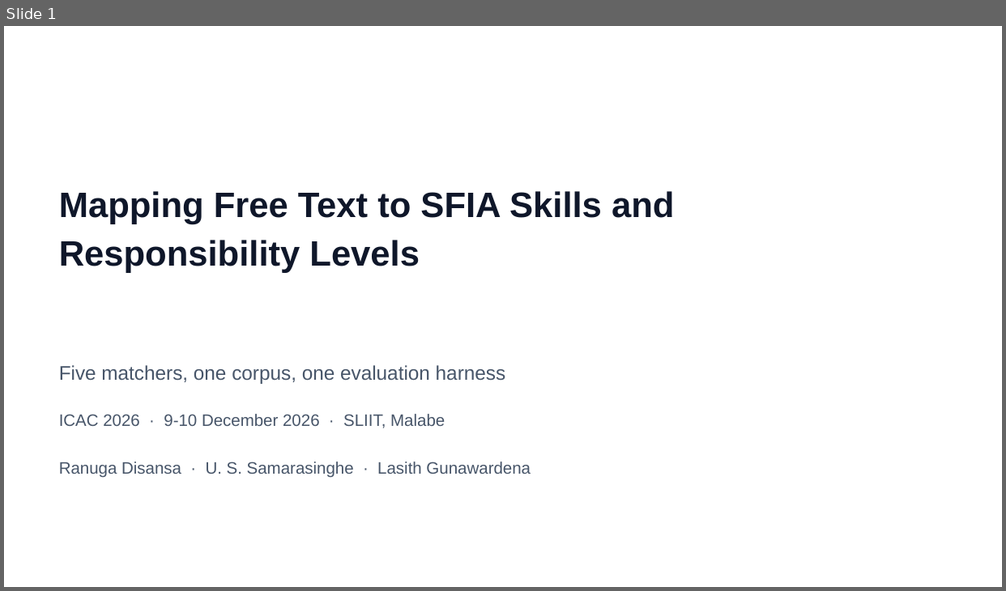
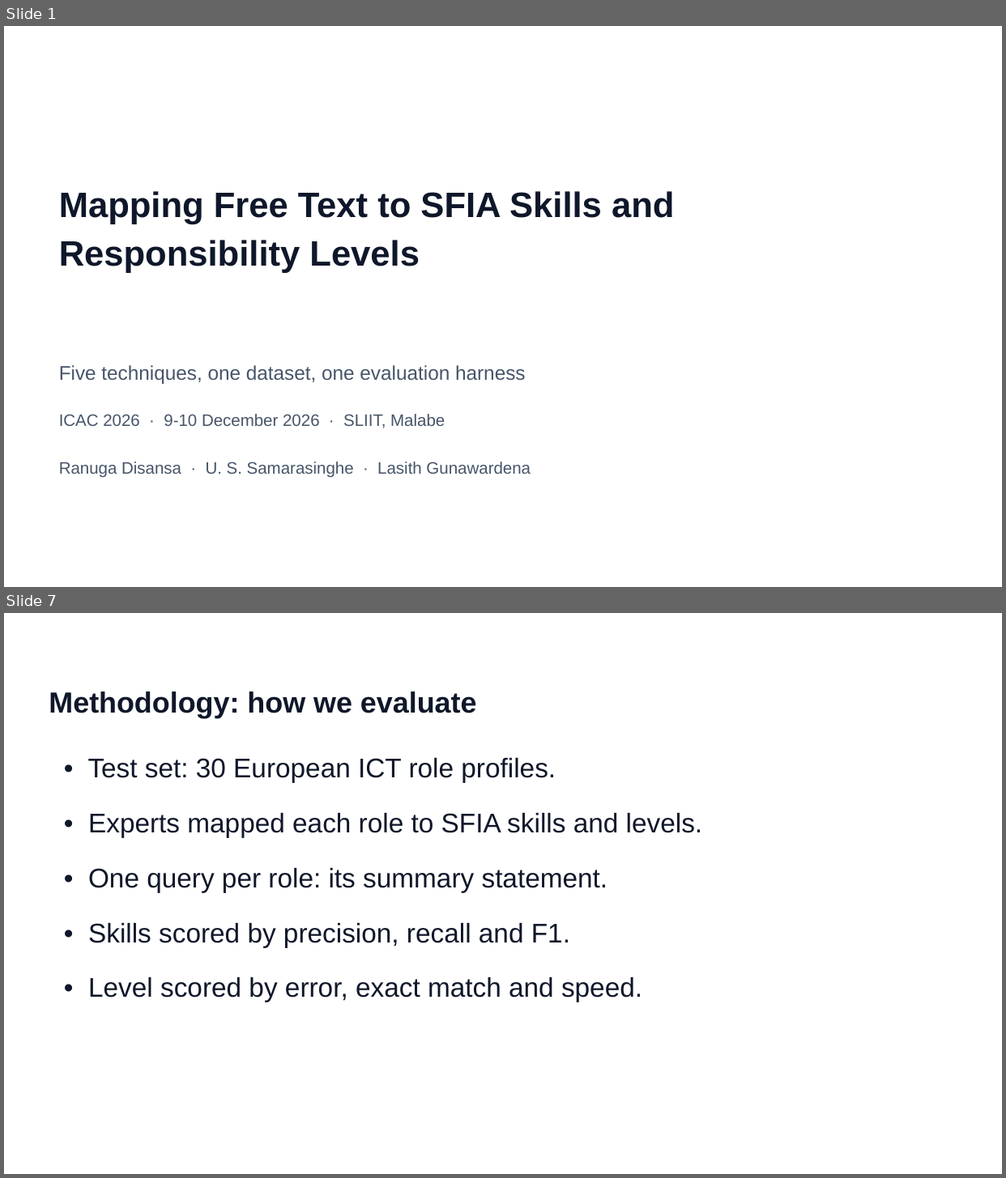
Before and after one commit to prdai/sfia-structured-skill-extraction, a slide deck: talk/deck/sfia-icac-2026.pptx. Shown one above the other, each under a label of ours: slide 1 before the commit, slides 1 and 7 after it; the slides between them are not shown. The pictures are 1006x591 and 1006x1178 pixels, drawn with LibreOffice and Linux fonts; fonts in the diff are those of the drawing. Boxes give left, top, right and bottom in pixels: in the first picture for what was removed or moved away, otherwise in the second. Text is boxed around its words. In the diff, an @@ line names an element or a change of style, - is before the commit and + after.

```diff
--- a/talk/deck/sfia-icac-2026.pptx
+++ b/talk/deck/sfia-icac-2026.pptx
@@ slide 7 added at <box>4,613,1002,1174</box>, background #FFFFFF @@
@@ text added at <box>49,692,477,718</box>, 28 pt, text #0F172A, bold @@
+Methodology: how we evaluate
@@ text added at <box>88,757,556,782</box>, 26 pt, text #0F172A @@
+• Test set: 30 European ICT role profiles.
@@ text added at <box>88,812,703,837</box>, 26 pt, text #0F172A @@
+• Experts mapped each role to SFIA skills and levels.
@@ text added at <box>88,867,608,892</box>, 26 pt, text #0F172A @@
+• One query per role: its summary statement.
@@ text added at <box>88,922,570,948</box>, 26 pt, text #0F172A @@
+• Skills scored by precision, recall and F1.
@@ text added at <box>88,977,642,1003</box>, 26 pt, text #0F172A @@
+• Level scored by error, exact match and speed.
@@ slide 1 changed as well @@
@@ text at <box>59,365,526,384</box>: text changed @@
-Five matchers, one corpus, one evaluation harness
+Five techniques, one dataset, one evaluation harness
```
Also in this commit, not shown: 1 other slide changed, 9 other slides added, 16 slides removed, 5 other files.
